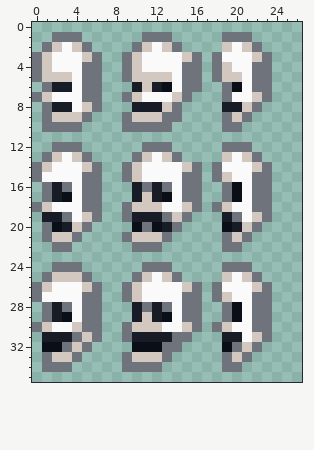
Two states of a pixel-art sprite, NPCs/Soulless/Soulless_Masks.png. The first picture shows the starting point.
The file is 54x72 pixels, drawn in blocks of 2x2; one block is one cell here.
The same view after the edit:
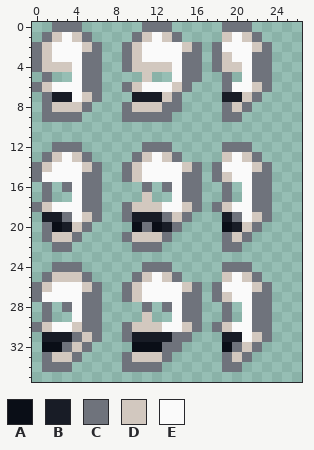
Palette (. is transparent): A #0a0e17  B #181c26  C #6f737c  D #d2c8bf  E #fafafa
Diff:
@@ x 0..26 @@
- 0 ...........................
- 1 ..CCC......CCC.....CCC.....
- 2 .CDEDC....CDEDC....DEDC....
- 3 CDEEEDC..CDEEEEDC.CEEEDC...
- 4 CDEEECC..CDEEEECC.CDEECC...
- 5 CDDDECC..CDDDDECC.CDDECC...
- 6 .CBBECC...BDBAECC..CAECC...
- 7 CDEEECC..CDEEEDC...CEEDC...
- 8 .CBBEDC...BBBDC....BBDC....
- 9 .CDDDC...CDDDCC....CDC.....
-10 .CCCC....CCCCC.....CC......
+ 0 ..CCC......CCC.....CCC.....
+ 1 .CDEDC....CDEDC....DEDC....
+ 2 CDEEEDC..CDEEEEDC.CEEEDC...
+ 3 CDEEECC..CDEEEECC.CDEECC...
+ 4 CDDDECC..CDDDDECC.CDDECC...
+ 5 .C..ECC....D..ECC..C.ECC...
+ 6 CDEEECC..CDEEEDC...CEEDC...
+ 7 .CBBEDC...BBBDC....BBDC....
+ 8 .CDDDC...CDDDCC....CDC.....
+ 9 .CCCC....CCCCC.....CC......
+10 ...........................
 11 ...........................
@@ x 0..26 @@
 15 CEEEECC..CDEEEECC.CDEECC...
-16 .CBCECC...BCBCECC..CAECC...
-17 .CBAECC...BDBAECC..CAECC...
+16 .C.CECC....C.CECC..C.ECC...
+17 .C..ECC....D..ECC..C.ECC...
 18 CDEEECC..CDDDEEDC.CDEECC...
@@ x 0..26 @@
 27 CEEEECC..CDEEEECC.CDEECC...
-28 .CBCECC...BCBCECC..CAECC...
-29 .CBAECC...BDBAECC..CAECC...
+28 .C.CECC....C.CECC..C.ECC...
+29 .C..ECC....D..ECC..C.ECC...
 30 CDEEDCC..CDDDEEDC.CDEECC...
